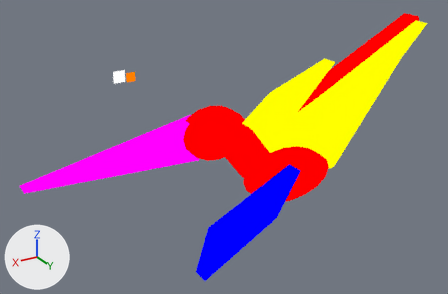
The Blender file assets-source/blender/motion/pteranodon-walk.blend: old version first, new version second.
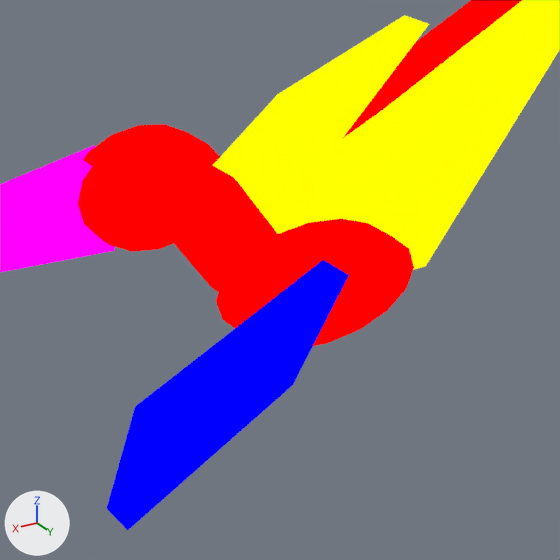
Each version is shown whole from a camera (50 mm lens) standing at (76.4, 52.9, 42.9) and looking at (38.5, -10.3, 11.3), then close up on the part from 33% to 88% of the width and 18% to 100% of the height. Arrows for +X, +Y and +Z are at lower left; the lights stay in place. The older version's two pictures come first. Both versions are drawn at full value of the shape key 'walk_03' of 'DinoTycoon_Motion_pteranodon_walk_far_wing'; the numbers are the values there.

The scene before the commit, as lines of its bpy script (objects in view):
```python
ob_dinotycoon_motion_pteranodon_walk_beak = bpy.data.objects.new('DinoTycoon_Motion_pteranodon_walk_beak', me_dinotycoon_motion_pteranodon_walk_sample_beak)
ob_dinotycoon_motion_pteranodon_walk_beak.location = (0.0, 0.0, 0.0)
ob_dinotycoon_motion_pteranodon_walk_far_wing = bpy.data.objects.new('DinoTycoon_Motion_pteranodon_walk_far_wing', me_dinotycoon_motion_pteranodon_walk_sample_far_wing)
ob_dinotycoon_motion_pteranodon_walk_far_wing.location = (0.0, 0.0, 0.0)
ob_dinotycoon_motion_pteranodon_walk_neck_tip = bpy.data.objects.new('DinoTycoon_Motion_pteranodon_walk_neck_tip', me_dinotycoon_motion_pteranodon_walk_sample_neck_tip)
ob_dinotycoon_motion_pteranodon_walk_neck_tip.location = (0.0, 0.0, 0.0)
# me_dinotycoon_motion_pteranodon_walk_sample_far_wing
# before: 1 (48.41, 3.0, 9.08) at pixel (135, 406), 2 (50.0, 3.0, 4.08) at pixel (106, 508), 5 (48.41, 5.0, 9.08) at pixel (157, 426), 6 (50.0, 5.0, 4.08) at pixel (127, 530)
# also in view: 'DinoTycoon_Motion_pteranodon_walk_head' at (43.0, -5.0, 16.0); 'DinoTycoon_Motion_pteranodon_walk_body' at (36.0, 0.0, 11.0); 'DinoTycoon_Motion_pteranodon_walk_wing_fingers_1' at (21.0, -5.0, 21.9); 'DinoTycoon_Motion_pteranodon_walk_near_membrane' at (25.5, -3.0, 17.5); 'DinoTycoon_Motion_pteranodon_walk_crest' at (34.5, -3.0, 18.5)
```
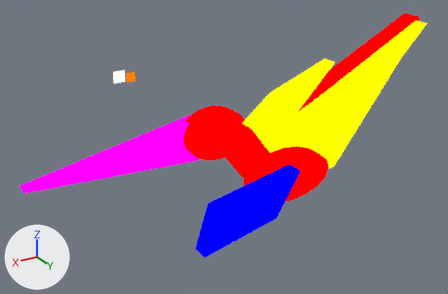
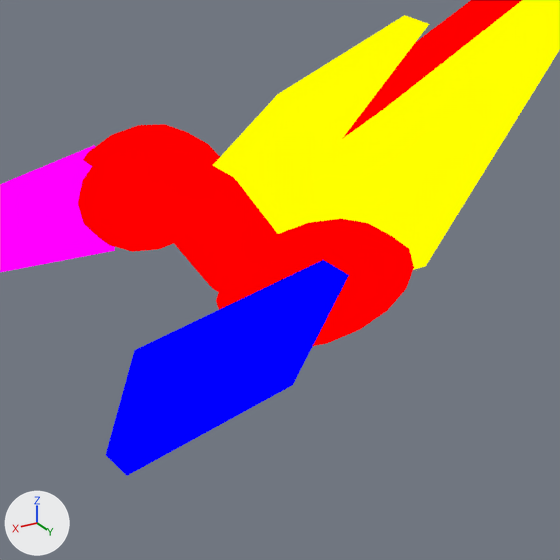
The change in detail:
me_dinotycoon_motion_pteranodon_walk_sample_far_wing is used by ob_dinotycoon_motion_pteranodon_walk_far_wing; location (0.0, 0.0, 0.0).
me_dinotycoon_motion_pteranodon_walk_sample_far_wing had 8 vertices, 6 faces and spanned x 38.0..50.0, y 3.0..5.0, z 4.08..14.0.
me_dinotycoon_motion_pteranodon_walk_sample_far_wing now has 8 vertices, 6 faces and spans x 38.0..50.0, y 3.0..5.0, z 7.0..14.0.
Part 1, on me_dinotycoon_motion_pteranodon_walk_sample_far_wing:
Vertices 1, 2, 5, 6 of me_dinotycoon_motion_pteranodon_walk_sample_far_wing move by (0.0, 0.0, 2.92).

Boxes [x1, y1, x2, y2] around the edits, measured in the close-ups (560 x 560 px):
'DinoTycoon_Motion_pteranodon_walk_far_wing', reshaped (20% shorter): before [107, 260, 349, 530]; after [106, 260, 349, 476]
